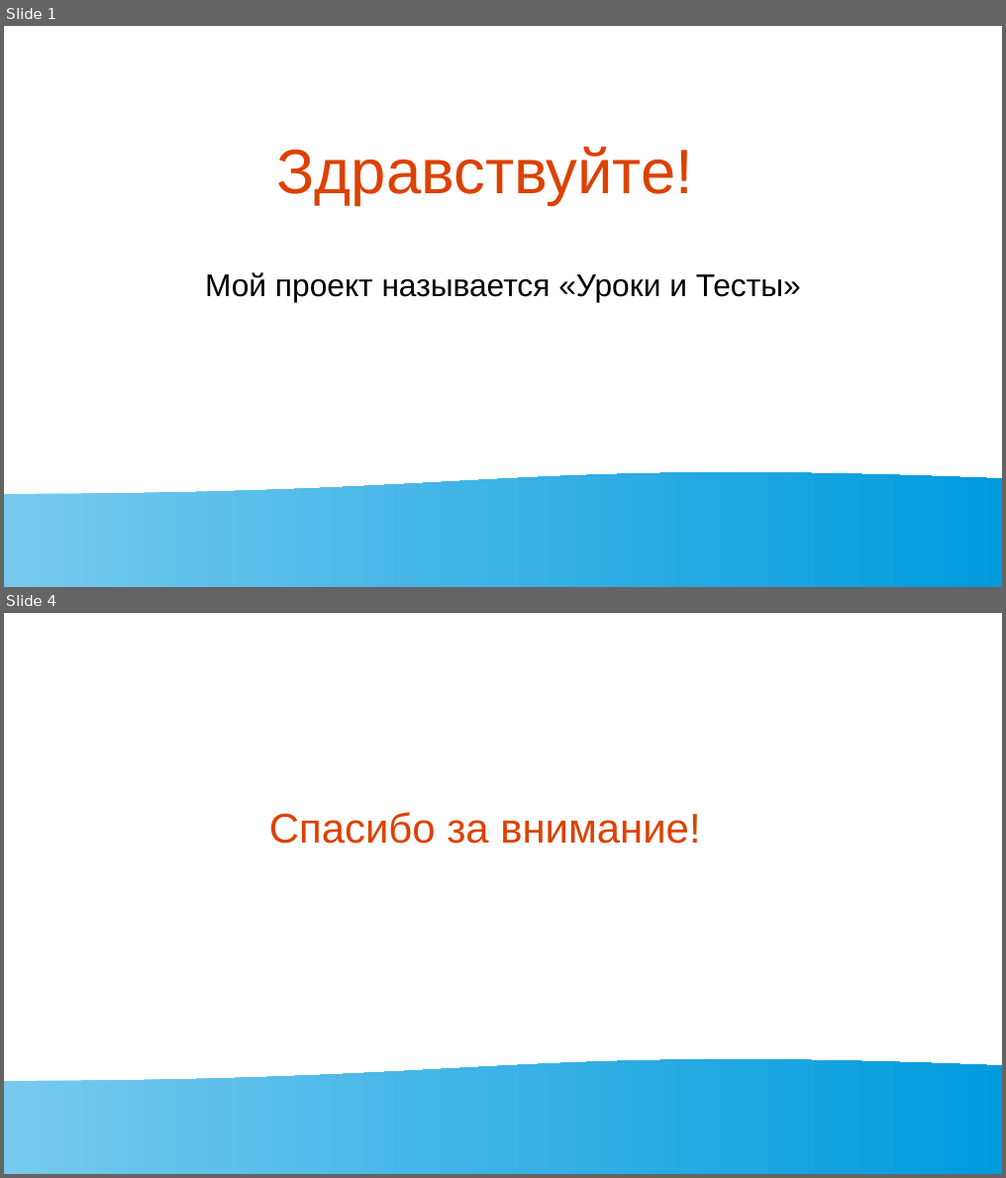
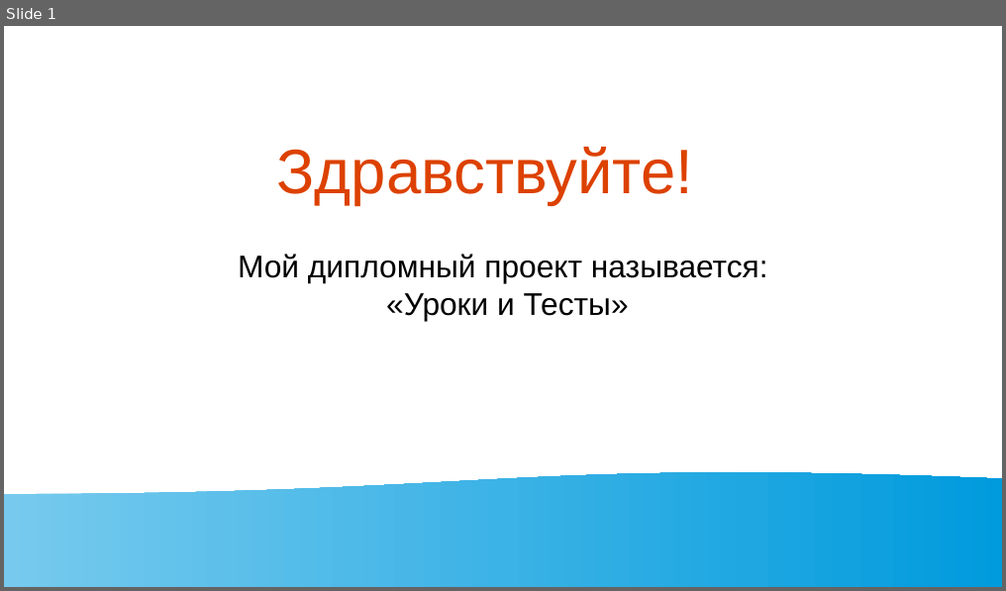
Before and after one commit to Konfermat/diploma-project, a slide deck: презентация/Презентация.odp. Shown one above the other, each under a label of ours: slides 1 and 4 before the commit, slide 1 after it; the slides between them are not shown. The pictures are 1006x1178 and 1006x591 pixels, drawn with LibreOffice and Linux fonts; fonts in the diff are those of the drawing. Boxes give left, top, right and bottom in pixels: in the first picture for what was removed or moved away, otherwise in the second. Text is boxed around its words. In the diff, an @@ line names an element or a change of style, - is before the commit and + after.

```diff
--- a/презентация/Презентация.odp
+++ b/презентация/Презентация.odp
@@ slide 4 removed at box(4, 613, 1002, 1174), background #FFFFFF; not listed: 1 template element that a slide beside it also shows @@
@@ title removed at box(269, 812, 700, 844) @@
-Спасибо за внимание!
@@ slide 1 changed as well @@
@@ subtitle at box(238, 254, 768, 321): text changed @@
-Мой проект называется «Уроки и Тесты»
+Мой дипломный проект называется:
+«Уроки и Тесты»
```
Also in this commit, not shown: 2 other slides changed, 10 slides added, 6 other files.
